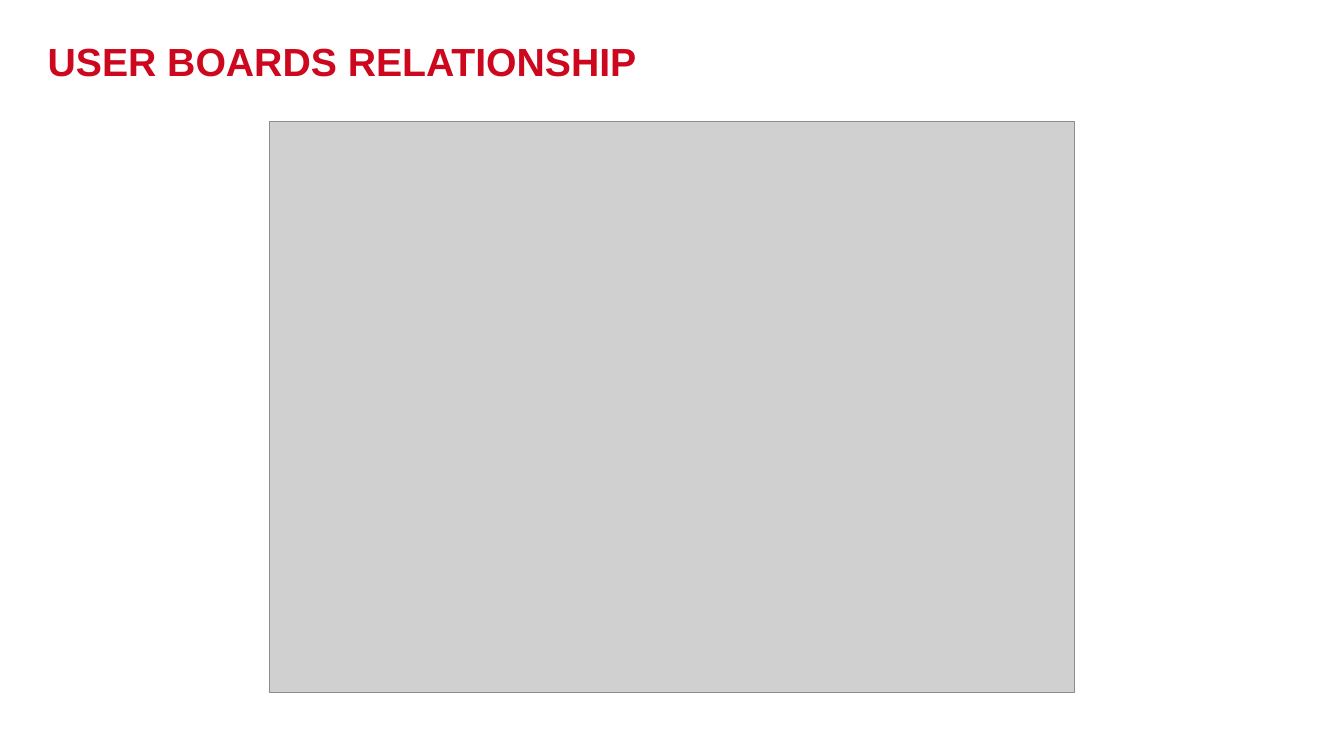
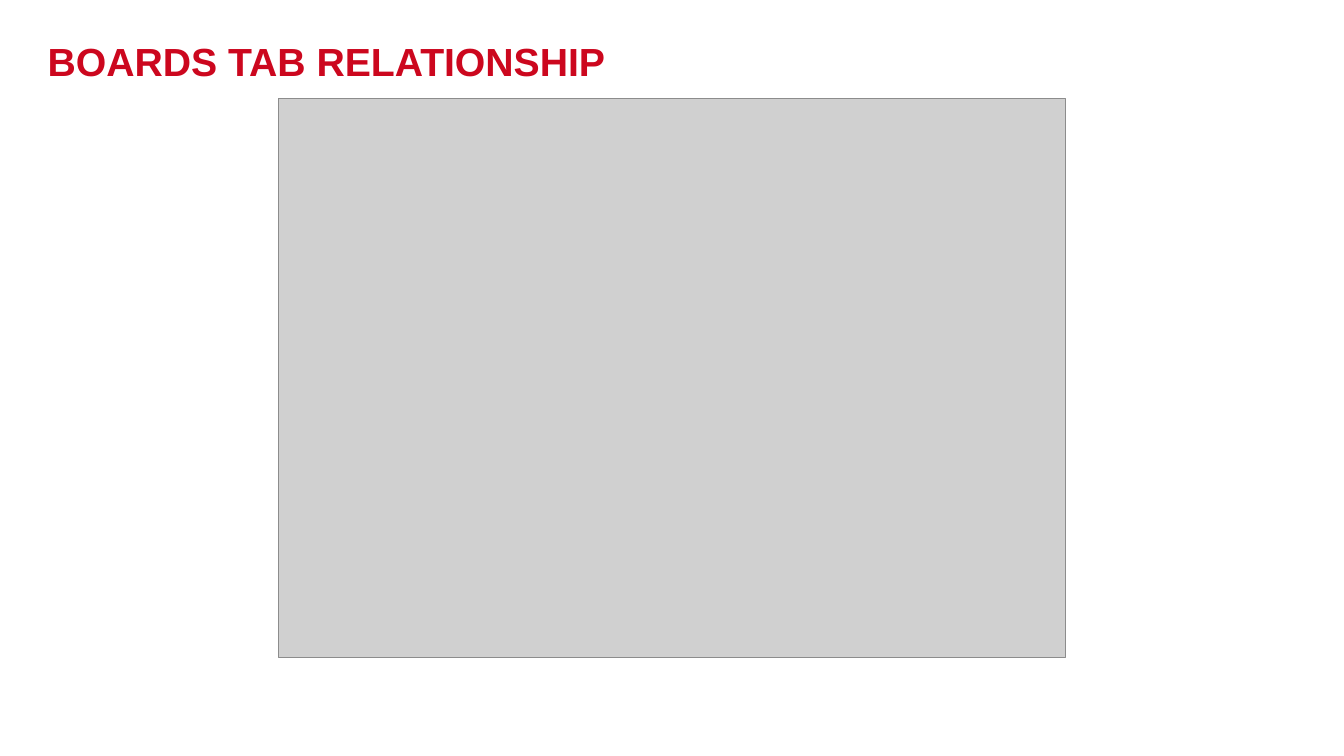
Before and after one commit to phmquan/YPP4-QuanPhan, a slide deck: slide 10 of SQL_Query/Trello_Query/TrelloPresentation.pptx. Drawn at 1344x756 pixels with LibreOffice and Linux fonts; fonts in the diff are those of the drawing; grey boxes stand for pictures; background and template pictures are left out. Boxes give left, top, right and bottom in pixels: in the first picture for what was removed or moved away, otherwise in the second. Text is boxed around its words. In the diff, an @@ line names an element or a change of style, - is before the commit and + after.

Commit message:
Update Slide and Relationship

```diff
--- a/SQL_Query/Trello_Query/TrelloPresentation.pptx
+++ b/SQL_Query/Trello_Query/TrelloPresentation.pptx
@@ title at bbox=[48, 48, 605, 77]: text changed @@
-USER BOARDS RELATIONSHIP
+BOARDS TAB RELATIONSHIP
@@ picture: place and size @@
-picture at bbox=[270, 121, 1075, 693]
+picture at bbox=[279, 99, 1066, 657]
```
Also in this commit, not shown: 8 other slides changed, 6 slides added, 2 slides removed.
